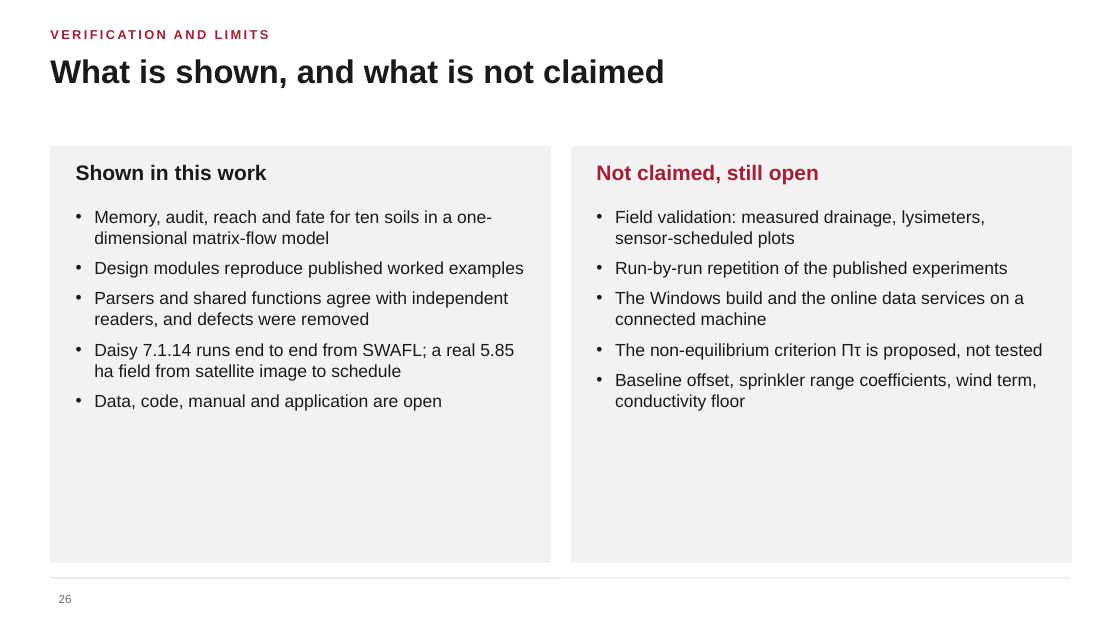
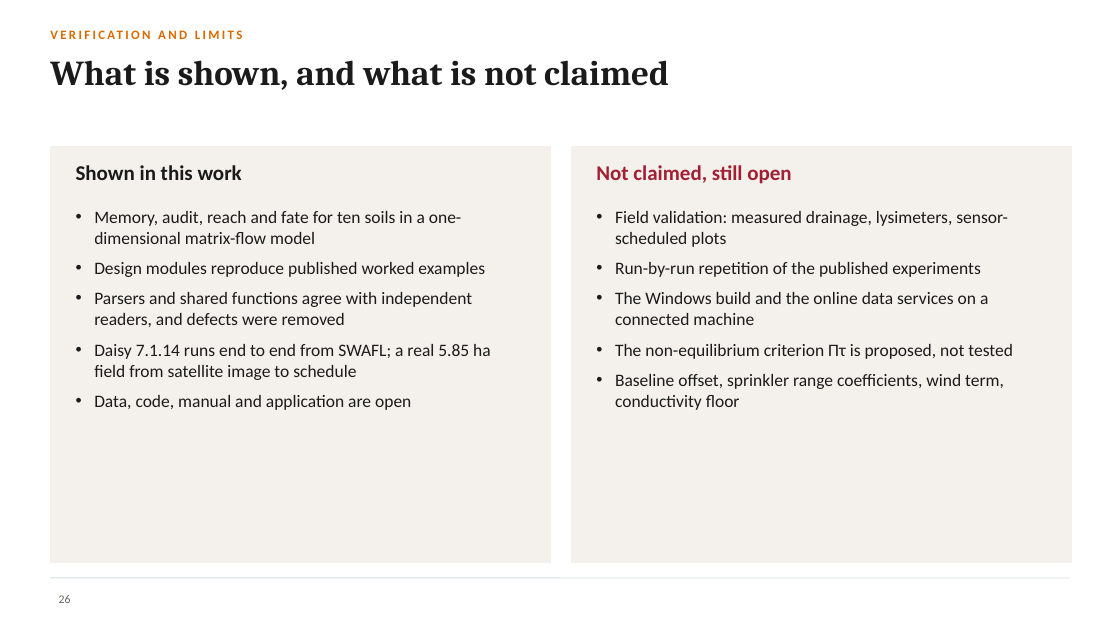
Before and after one commit to halilunaziru73-creator/Coupled-Water-Fluxes-Pore-Scale-Dynamics-Precision-Irrigation-Mulching-Feedback-Loops, a slide deck: slide 26 of Manuscripts/pdf/Supplementary/SWAFL_Presentation.pptx. Drawn at 1120x630 pixels with LibreOffice and Linux fonts; fonts in the diff are those of the drawing; background and template pictures are left out. Boxes give left, top, right and bottom in pixels: in the first picture for what was removed or moved away, otherwise in the second. Text is boxed around its words. In the diff, an @@ line names an element or a change of style, - is before the commit and + after.

Commit message:
Presentation: blended university style (cardinal red, Cambridge blue, warm orange, serif headings)

```diff
--- a/Manuscripts/pdf/Supplementary/SWAFL_Presentation.pptx
+++ b/Manuscripts/pdf/Supplementary/SWAFL_Presentation.pptx
@@ text "VERIFICATION AND LIMITS" at bbox=[50, 27, 807, 52]: font Arial to Calibri, text colour #A31F34 to #D86A00 @@
@@ title "What is shown, and what ..." at bbox=[50, 60, 669, 90]: size 28 to 30 pt, font Arial to Cambria, text colour #1A1A1A to #1B1B1B @@
@@ rectangle at bbox=[50, 147, 550, 563]: fill #F2F2F2 to #F4F1EC; outline #F2F2F2 1 pt to #F4F1EC 1 pt @@
@@ rectangle at bbox=[571, 147, 1071, 563]: fill #F2F2F2 to #F4F1EC; outline #F2F2F2 1 pt to #F4F1EC 1 pt @@
@@ text "Shown in this work" at bbox=[76, 165, 242, 180]: font Arial to Calibri @@
@@ text "Not claimed, still open" at bbox=[596, 165, 791, 184]: font Arial to Calibri @@
@@ text "Memory, audit, reach and fate ..." at bbox=[94, 211, 491, 410]: font Arial to Calibri, text colour #1A1A1A to #1B1B1B @@
@@ text "Field validation: measured drainage, lysimeters, ..." at bbox=[615, 211, 1013, 410]: font Arial to Calibri, text colour #1A1A1A to #1B1B1B @@
@@ page number at bbox=[59, 595, 71, 603]: font Arial to Calibri, text colour #6E6E6E to #6B645C @@
```
Also in this commit, not shown: 28 other slides changed.
